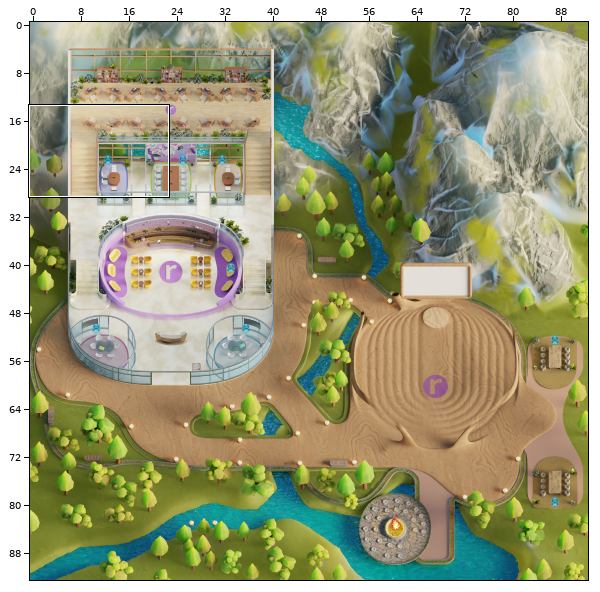
Tiled map (JSON), stored at map.tmj. The first picture is a wide view before the edit; the outline marks the close-up.
Close-up. First the earlier version:
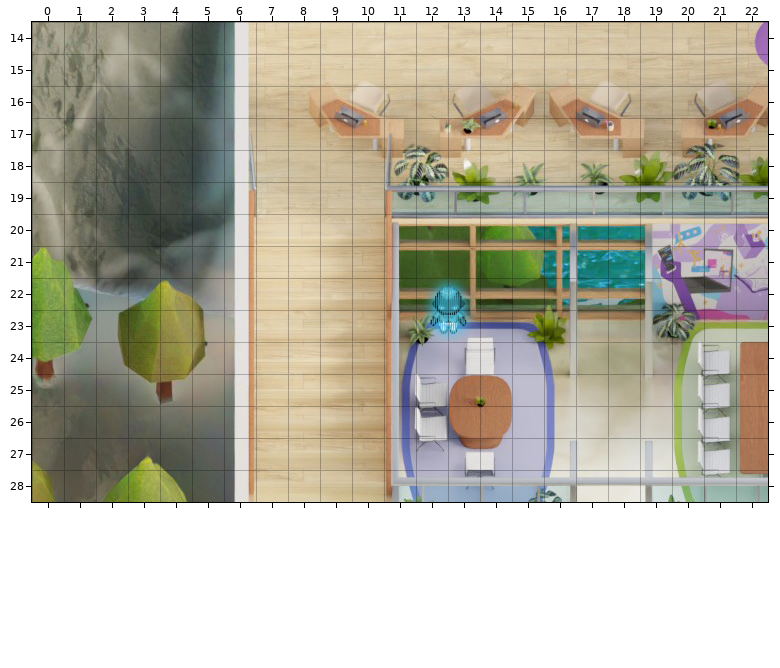
Cells are 32x32 px. Shown: x 0..22, y 14..28. The commit also changed other parts of the map, which this record leaves out. Not drawn, because the pictures are missing: unchanged layers "Foreground", "roof_office".
After the commit:
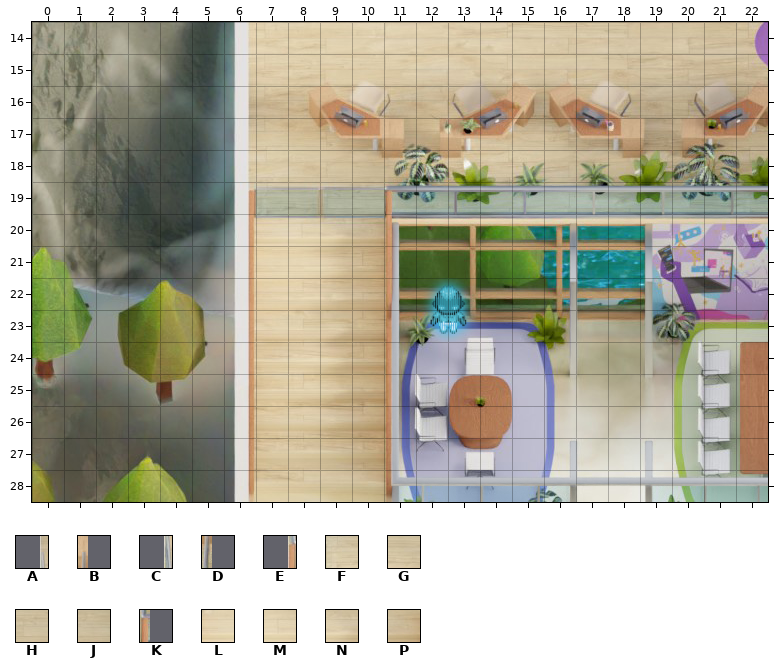
Key: from "Doors open": A 66, B 71, C 78, D 83, E 90, F 91, G 92, H 93, J 94, K 95, L 103, M 104, N 105, P 106.
_ is an empty cell.
Changes in this commit:
Layer "doors/door_officeL_open" (now hidden):
Tile A is gone in row 17 at x 6.
Tile B is gone in row 17 at x 11.
Tile C is gone in row 18 at x 6.
Tile D is gone in row 18 at x 11.
Tile E is gone in row 19 at x 6.
Tile F is gone in row 19 at x 7.
Tile G is gone in row 19 at x 8.
Tile H is gone in row 19 at x 9.
Tile J is gone in row 19 at x 10.
Tile K is gone in row 19 at x 11.
Tile L is gone in row 20 at x 7.
Tile M is gone in row 20 at x 8.
Tile N is gone in row 20 at x 9.
Tile P is gone in row 20 at x 10.
